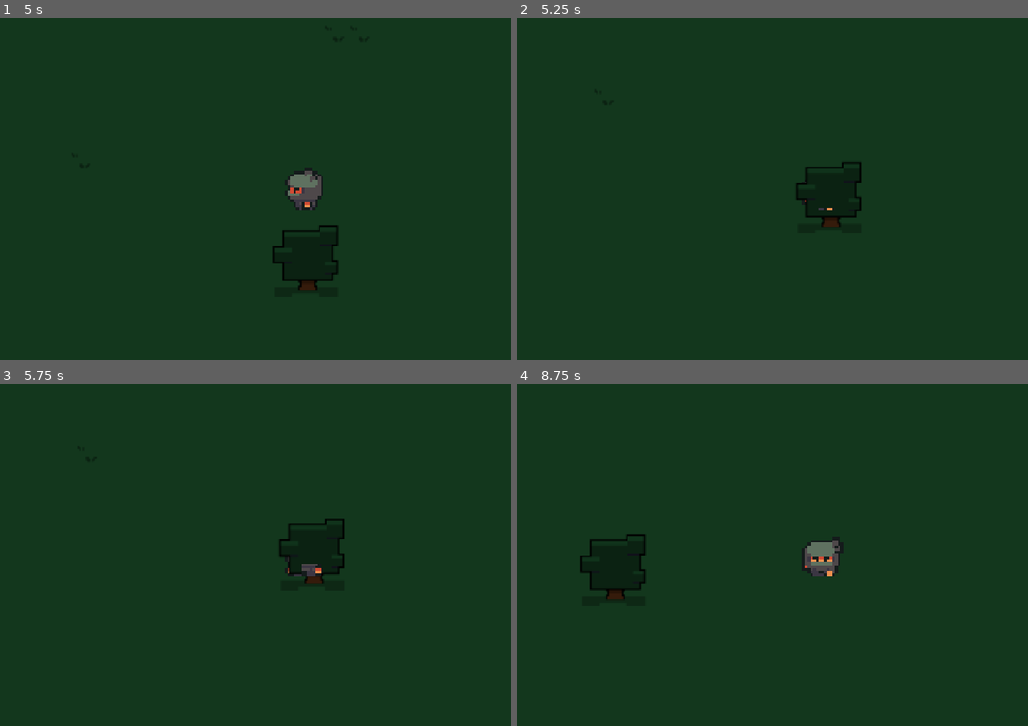
Above: before the commit, frames 1-4 (two rows, left to right).
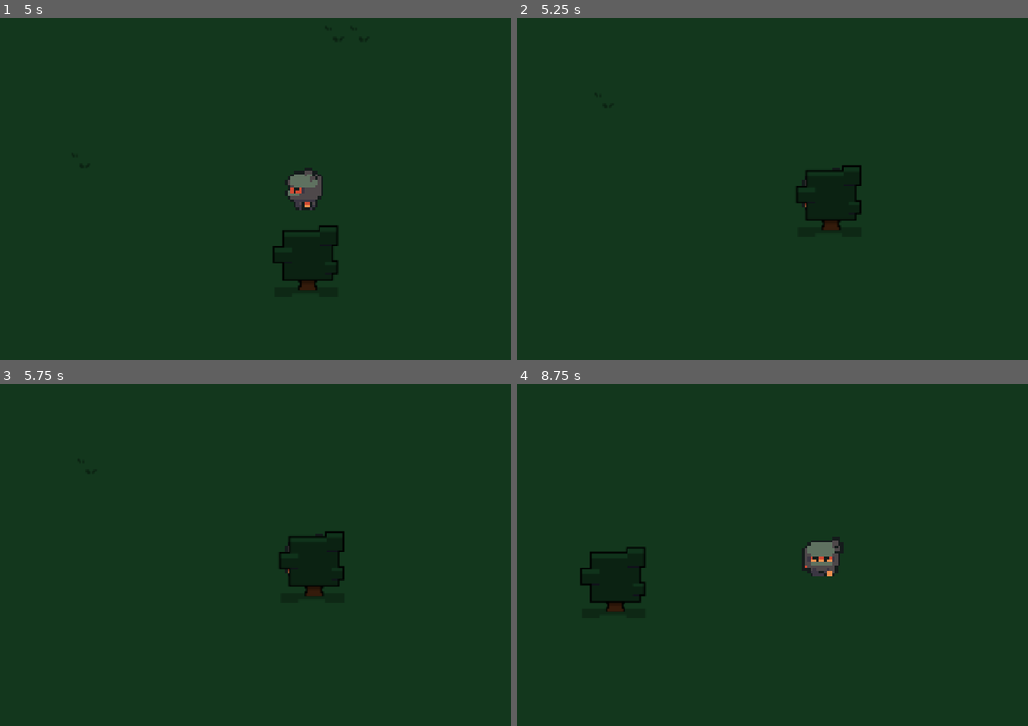
Above: after the commit, the same moments.

Repository: Astern27/Bare-Bones-Game
Game: Godot game, scene res://main.tscn
The game is run twice, just before and just after one commit, with the same random seed, the same clock (stepped at 60 frames per second) and the same inputs. The engine's default icon, where the game draws it, is replaced by a stand-in: a white triangle on a blue panel in a dark square.
Inputs:
- Up to frame 1 (5 s): tap Enter at 0.5 s; hold Right (ui_right) 0.53-1.28 s; hold Shift (Sprint) 0.53-1.28 s; hold Down (ui_down) 1.28-2.03 s; tap Shift (Sprint) at 1.35, 2.85, 4.35 s; hold Right (ui_right) 2.03-2.78 s; hold Shift (Sprint) 2.03-2.78 s; hold Up (ui_up) 2.78-3.53 s; tap Space at 3.5 s; hold Shift (Sprint) 3.53-4.28 s; hold Left (ui_left) from 3.53 s (still down)
- Up to frame 2 (5.25 s): release Left (ui_left) at 5.03 s; hold Down (ui_down) from 5.03 s (still down); hold Shift (Sprint) from 5.03 s (still down)
- Up to frame 3 (5.75 s): keep holding Down (ui_down); keep holding Shift (Sprint)
- Up to frame 4 (8.75 s): tap Enter at 5.75 s; release Down (ui_down) at 5.78 s; release Shift (Sprint) at 5.78 s; hold Right (ui_right) 5.78-6.53 s; tap Shift (Sprint) at 5.85, 7.35 s; hold Up (ui_up) 6.53-7.28 s; hold Shift (Sprint) 6.53-7.28 s; hold Right (ui_right) 7.28-8.03 s; tap Space at 8 s; hold Down (ui_down) from 8.03 s (still down); hold Shift (Sprint) from 8.03 s (still down)

Frame 1 is identical in both runs. In frame 2, 0.4% of the frame differs, in the area x 54-68%, y 42-62%; in frame 3, 0.6%, in the area x 54-68%, y 39-63%; in frame 4, 0.6%.

Commit message:
fixed hitbox

Diff:
--- a/main.tscn
+++ b/main.tscn
@@ -1,7 +1,6 @@
 [gd_scene format=3 uid="uid://2lndssh3oltj"]
 
 [ext_resource type="Script" uid="uid://bn0k8f3a8pns6" path="res://player.gd" id="1_ig7tw"]
-[ext_resource type="Texture2D" uid="uid://dpfryebtq8dm7" path="res://icon.svg" id="2_0xm2m"]
 [ext_resource type="Texture2D" uid="uid://c0w3ju7str2c3" path="res://graveyard(2).png" id="2_1bvp3"]
 [ext_resource type="Texture2D" uid="uid://e2ve8ena5nm2" path="res://graveyard.png" id="3_h2yge"]
 [ext_resource type="Texture2D" uid="uid://b7c6t6t0ubej" path="res://SpriteSheet.png" id="4_1bvp3"]
@@ -1399,7 +1398,7 @@
 sources/1 = SubResource("TileSetAtlasSource_lquwl")
 
 [sub_resource type="RectangleShape2D" id="RectangleShape2D_o001h"]
-size = Vector2(121, 122)
+size = Vector2(250.00015, 250.00021)
 
 [sub_resource type="AtlasTexture" id="AtlasTexture_lquwl"]
 atlas = ExtResource("4_1bvp3")
@@ -1575,7 +1574,8 @@
 script = ExtResource("1_ig7tw")
 
 [node name="CollisionShape2D" type="CollisionShape2D" parent="Player" unique_id=359346300]
-scale = Vector2(0.99999976, 0.99999976)
+position = Vector2(5.000011, 14.999939)
+scale = Vector2(0.9999989, 0.9999989)
 shape = SubResource("RectangleShape2D_o001h")
 
 [node name="Camera2D" type="Camera2D" parent="Player" unique_id=1668456435]
